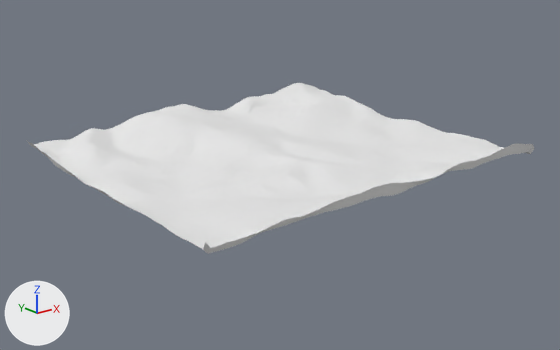
Before and after pictures for a commit that changed the Blender file sim/brumadinho/brumadinho.blend.
One viewpoint serves both versions: a camera (50 mm lens) standing at (-45.4, -57.0, 19.4) and looking at (-0.4, -0.7, -3.1). Lighting does not change. The marker at lower left points along +X, +Y and +Z.

The scene before the commit, as lines of its bpy script (objects in view):
```python
me_grid = bpy.data.meshes.new('Grid')
me_grid.from_pydata(...)  # 8217 vertices, 8036 faces; spans x -0.5..0.5, y -0.49..0.49, z -1.66..1.66
me_grid.materials.append(mat_material)  # its picture is missing
ob_terrain = bpy.data.objects.new('Terrain', me_grid)
ob_terrain.location = (0.0, 0.0, 0.0)
ob_terrain.scale = (37.8, 32.1, 1.0)
```
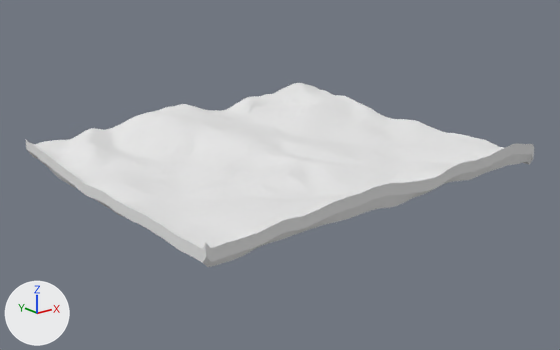
Commit message: terrain volume fix

Changed parts and their boxes [x1, y1, x2, y2] in the pictures (560 x 350 px):
'Terrain', reshaped (8% taller): before [27, 83, 534, 253]; after [25, 83, 534, 267]
part 1 of me_grid, added: after [25, 139, 534, 267]

Diff of the bpy script that builds the scene:
```diff
--- a/sim/brumadinho/brumadinho.blend.py
+++ b/sim/brumadinho/brumadinho.blend.py
@@ me_grid @@
 # used by ob_terrain; location = (0.0, 0.0, 0.0); scale = (37.8, 32.1, 1.0)
-me_grid.from_pydata(...)  # 8217 vertices, 8036 faces; spans x -0.5..0.5, y -0.49..0.49, z -1.66..1.66
+me_grid.from_pydata(...)  # 16434 vertices, 16432 faces; spans x -0.5..0.5, y -0.49..0.49, z -2.7..1.66
+# me_grid part 1: 8217 vertices added at x -0.5..0.5, y -0.49..0.49, z -2.7..0.63
 me_grid.materials.append(mat_material)
```
